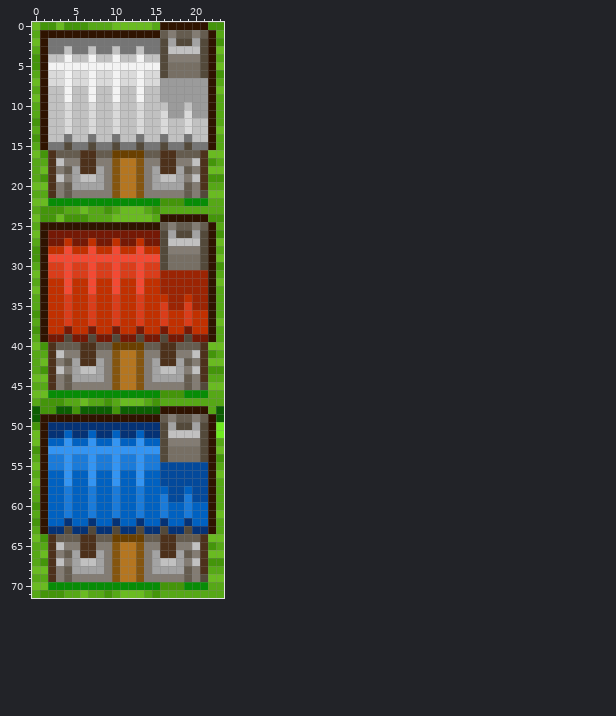
Edited in one commit: sprite sheet (AncientOfEmpires/www/img/build/farm.png). This is how it looked before the edit.
The file is 72x216 pixels, drawn in blocks of 3x3; one block is one cell here. Colours within 5 levels of each other are drawn and written as one.
The result:
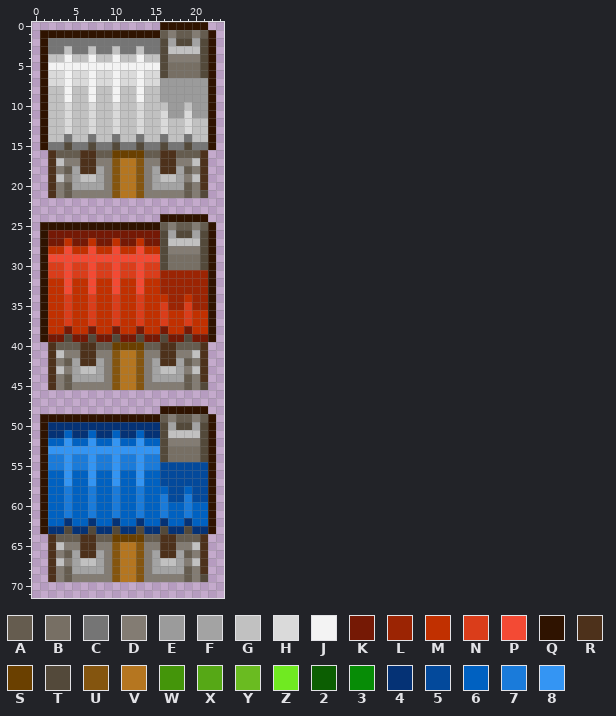
Palette (. is transparent): A #655c4f  B #776f64  C #757575  D #837c73  E #9b9b9b  F #a3a3a3  G #c1c1c1  H #dadada  J #f3f3f3  K #751905  L #9b2403  M #c13000  N #da3d1a  P #f34a34  Q #2f1300  R #4d311b  S #6a4000  T #53493a  U #84550f  V #b57620  W #44950a  X #56a816  Y #6abb21  Z #70ea21  2 #0c5e02  3 #078c06  4 #053275  5 #03499b  6 #0061c1  7 #1a7bda  8 #3495f3
The exact change:
Changed rows in their new state; - is an unchanged pixel.
first column x 0:
 0 ................------..
 1 .----------------------.
 2 .----------------------.
 3 .----------------------.
 4 .----------------------.
 5 .----------------------.
 6 .----------------------.
 7 .----------------------.
 8 .----------------------.
 9 .----------------------.
10 .----------------------.
11 .----------------------.
12 .----------------------.
13 .----------------------.
14 .----------------------.
15 .----------------------.
16 ..--------------------..
17 ..--------------------..
18 ..--------------------..
19 ..--------------------..
20 ..--------------------..
21 ..--------------------..
22 ........................
23 ........................
24 ................------..
25 .----------------------.
26 .----------------------.
27 .----------------------.
28 .----------------------.
29 .----------------------.
30 .----------------------.
31 .----------------------.
32 .----------------------.
33 .----------------------.
34 .----------------------.
35 .----------------------.
36 .----------------------.
37 .----------------------.
38 .----------------------.
39 .----------------------.
40 ..--------------------..
41 ..--------------------..
42 ..--------------------..
43 ..--------------------..
44 ..--------------------..
45 ..--------------------..
46 ........................
47 ........................
48 ................------..
49 .----------------------.
50 .----------------------.
51 .----------------------.
52 .----------------------.
53 .----------------------.
54 .----------------------.
55 .----------------------.
56 .----------------------.
57 .----------------------.
58 .----------------------.
59 .----------------------.
60 .----------------------.
61 .----------------------.
62 .----------------------.
63 .----------------------.
64 ..--------------------..
65 ..--------------------..
66 ..--------------------..
67 ..--------------------..
68 ..--------------------..
69 ..--------------------..
70 ........................
71 ........................
Boxes around the changes in both pictures, in picture pixels (x1, y1, x2, y2):
erased: (32, 22, 224, 598)
